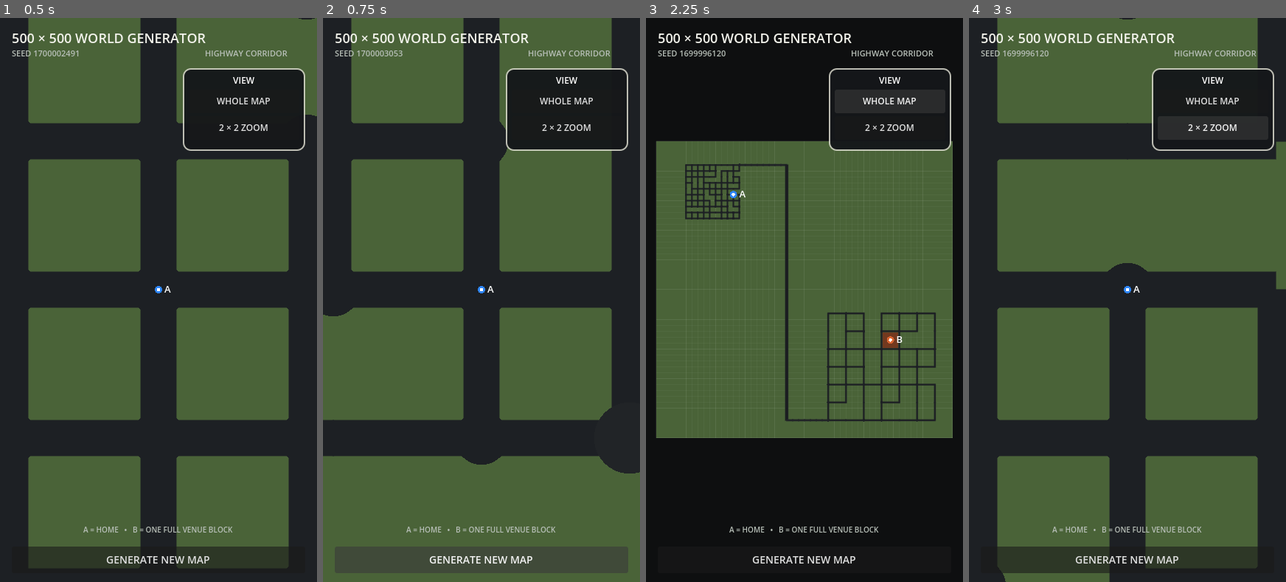
Above: before the commit, frames 1-4 (left to right).
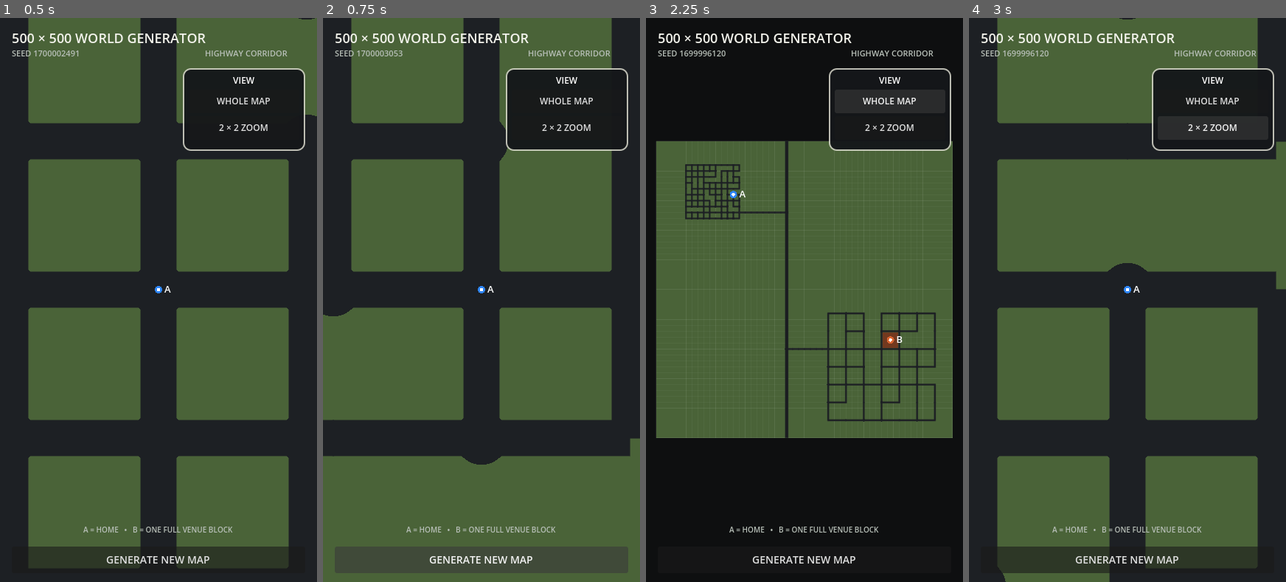
Above: after the commit, the same moments.

Repository: patrickcallahancomedy/comedian
Game: Godot game, scene res://scenes/drive/grid_world_prototype.tscn
The game is run twice, just before and just after one commit, with the same random seed, the same clock (stepped at 60 frames per second) and the same inputs. This scene is started directly instead of the project's main scene.
Inputs:
- Up to frame 1 (0.5 s): no input
- Up to frame 2 (0.75 s): click "GENERATE NEW MAP" at 0.5 s
- Up to frame 3 (2.25 s): click "GENERATE NEW MAP" at 1.25 s; click "WHOLE MAP" at 2 s
- Up to frame 4 (3 s): click "2 × 2 ZOOM" at 2.75 s

Frame 1 is identical in both runs. In frame 2, 0.5% of the frame differs, in the area x 87-100%, y 69-81%; in frame 3, 0.3%; in frame 4, nothing differs.

Commit message:
Prototype stepped highway interchange loops

Diff:
--- a/godot/scripts/drive/grid_world_generator.gd
+++ b/godot/scripts/drive/grid_world_generator.gd
@@ -41,6 +41,8 @@
 const HIGHWAY_MIN_GATEWAY_DISTANCE := 115.0
 const HIGHWAY_MAX_MAJOR_NODES := 10
 const CONNECTOR_STEP := 10
+const HIGHWAY_EXTENSION := 40
+const RAMP_LOOP_OFFSET := 30
 
 const WORLD_MARGIN := 20
 
@@ -650,97 +652,180 @@
 	var delta := city_center - neighborhood_center
 	var dominant_horizontal: bool = abs(delta.x) >= abs(delta.y)
 
-	var entry := Vector2i.ZERO
-	var exit := Vector2i.ZERO
+	var neighborhood_merge := Vector2i.ZERO
+	var city_merge := Vector2i.ZERO
+	var highway_start := Vector2i.ZERO
+	var highway_end := Vector2i.ZERO
 
 	if dominant_horizontal:
 		var highway_y: int = _safe_horizontal_highway_y()
-
-		if city_center.x >= neighborhood_center.x:
-			entry = Vector2i(
-				neighborhood_rect.position.x,
-				highway_y
-			)
-			exit = Vector2i(
-				city_rect.end.x,
-				highway_y
-			)
-		else:
-			entry = Vector2i(
-				neighborhood_rect.end.x,
-				highway_y
-			)
-			exit = Vector2i(
-				city_rect.position.x,
-				highway_y
-			)
+		var travel_sign: int = 1 if city_center.x >= neighborhood_center.x else -1
+
+		neighborhood_merge = Vector2i(
+			neighborhood_center.x + travel_sign * RAMP_LOOP_OFFSET,
+			highway_y
+		)
+		city_merge = Vector2i(
+			city_center.x - travel_sign * RAMP_LOOP_OFFSET,
+			highway_y
+		)
+
+		var left_extent: int = mini(
+			neighborhood_rect.position.x,
+			city_rect.position.x
+		) - HIGHWAY_EXTENSION
+		var right_extent: int = maxi(
+			neighborhood_rect.end.x,
+			city_rect.end.x
+		) + HIGHWAY_EXTENSION
+
+		highway_start = Vector2i(left_extent, highway_y)
+		highway_end = Vector2i(right_extent, highway_y)
 	else:
 		var highway_x: int = _safe_vertical_highway_x()
-
-		if city_center.y >= neighborhood_center.y:
-			entry = Vector2i(
-				highway_x,
-				neighborhood_rect.position.y
-			)
-			exit = Vector2i(
-				highway_x,
-				city_rect.end.y
-			)
-		else:
-			entry = Vector2i(
-				highway_x,
-				neighborhood_rect.end.y
-			)
-			exit = Vector2i(
-				highway_x,
-				city_rect.position.y
-			)
-
-	entry = _clamp_to_world(_snap_point(entry, CONNECTOR_STEP))
-	exit = _clamp_to_world(_snap_point(exit, CONNECTOR_STEP))
-
-	# Re-pick the local gateways for this safe external corridor. The long
-	# highway stays outside both generated street grids, while short connector
-	# roads bridge from each district boundary to its highway endpoint.
+		var travel_sign: int = 1 if city_center.y >= neighborhood_center.y else -1
+
+		neighborhood_merge = Vector2i(
+			highway_x,
+			neighborhood_center.y + travel_sign * RAMP_LOOP_OFFSET
+		)
+		city_merge = Vector2i(
+			highway_x,
+			city_center.y - travel_sign * RAMP_LOOP_OFFSET
+		)
+
+		var top_extent: int = mini(
+			neighborhood_rect.position.y,
+			city_rect.position.y
+		) - HIGHWAY_EXTENSION
+		var bottom_extent: int = maxi(
+			neighborhood_rect.end.y,
+			city_rect.end.y
+		) + HIGHWAY_EXTENSION
+
+		highway_start = Vector2i(highway_x, top_extent)
+		highway_end = Vector2i(highway_x, bottom_extent)
+
+	neighborhood_merge = _clamp_to_world(
+		_snap_point(neighborhood_merge, CONNECTOR_STEP)
+	)
+	city_merge = _clamp_to_world(
+		_snap_point(city_merge, CONNECTOR_STEP)
+	)
+	highway_start = _clamp_to_world(
+		_snap_point(highway_start, CONNECTOR_STEP)
+	)
+	highway_end = _clamp_to_world(
+		_snap_point(highway_end, CONNECTOR_STEP)
+	)
+
+	# Local roads stay exactly as generated. Each district picks the nearest
+	# boundary street to its interchange, then reaches the highway through a
+	# stepped rectangular ramp instead of touching the highway directly.
 	neighborhood_gateway = _closest_boundary_node(
 		neighborhood_grid,
-		entry
+		neighborhood_merge
 	)
 	city_gateway = _closest_boundary_node(
 		city_grid,
-		exit
-	)
-
-	var start := Vector2i(nodes[neighborhood_gateway])
-	var finish := Vector2i(nodes[city_gateway])
+		city_merge
+	)
+
+	var neighborhood_start := Vector2i(nodes[neighborhood_gateway])
+	var city_finish := Vector2i(nodes[city_gateway])
+
+	_add_stepped_ramp_loop(
+		neighborhood_start,
+		neighborhood_merge,
+		dominant_horizontal
+	)
+	_add_stepped_ramp_loop(
+		city_finish,
+		city_merge,
+		dominant_horizontal
+	)
+
+	# The highway now continues beyond both interchanges. Merge points are
+	# interior highway nodes rather than the ends of the highway.
+	var start_id: int = _add_node(highway_start)
+	var neighborhood_merge_id: int = _add_node(neighborhood_merge)
+	var city_merge_id: int = _add_node(city_merge)
+	var end_id: int = _add_node(highway_end)
+
+	highway_nodes.append(start_id)
+	if end_id != start_id:
+		highway_nodes.append(end_id)
+
+	var ordered: Array = [
+		start_id,
+		neighborhood_merge_id,
+		city_merge_id,
+		end_id,
+	]
+	ordered.sort_custom(func(a, b):
+		var pa: Vector2i = nodes[int(a)]
+		var pb: Vector2i = nodes[int(b)]
+		return pa.x < pb.x if dominant_horizontal else pa.y < pb.y
+	)
+
+	for index in range(ordered.size() - 1):
+		var a: int = int(ordered[index])
+		var b: int = int(ordered[index + 1])
+		if a != b:
+			_add_edge(a, b, RoadClass.HIGHWAY)
+
+
+func _add_stepped_ramp_loop(
+	gateway: Vector2i,
+	merge: Vector2i,
+	horizontal_highway: bool
+) -> void:
+	var bend_one := gateway
+	var bend_two := merge
+
+	if horizontal_highway:
+		var side: int = signi(gateway.y - merge.y)
+		if side == 0:
+			side = 1
+		var loop_y: int = merge.y + side * RAMP_LOOP_OFFSET
+		bend_one = Vector2i(gateway.x, loop_y)
+		bend_two = Vector2i(merge.x, loop_y)
+	else:
+		var side: int = signi(gateway.x - merge.x)
+		if side == 0:
+			side = 1
+		var loop_x: int = merge.x + side * RAMP_LOOP_OFFSET
+		bend_one = Vector2i(loop_x, gateway.y)
+		bend_two = Vector2i(loop_x, merge.y)
+
+	bend_one = _clamp_to_world(
+		_snap_point(bend_one, CONNECTOR_STEP)
+	)
+	bend_two = _clamp_to_world(
+		_snap_point(bend_two, CONNECTOR_STEP)
+	)
 
 	_add_grid_path(
-		start,
-		entry,
+		gateway,
+		bend_one,
 		RoadClass.CONNECTOR,
 		CONNECTOR_STEP,
-		true
+		false
 	)
 	_add_grid_path(
-		exit,
-		finish,
+		bend_one,
+		bend_two,
 		RoadClass.CONNECTOR,
 		CONNECTOR_STEP,
-		true
-	)
-
-	# Highway remains one uninterrupted straight run.
-	var entry_id: int = _add_node(entry)
-	var exit_id: int = _add_node(exit)
-
-	highway_nodes.append(entry_id)
-	if exit_id != entry_id:
-		highway_nodes.append(exit_id)
-		_add_edge(
-			entry_id,
-			exit_id,
-			RoadClass.HIGHWAY
-		)
+		false
+	)
+	_add_grid_path(
+		bend_two,
+		merge,
+		RoadClass.CONNECTOR,
+		CONNECTOR_STEP,
+		false
+	)
 
 
 func _safe_horizontal_highway_y() -> int:
